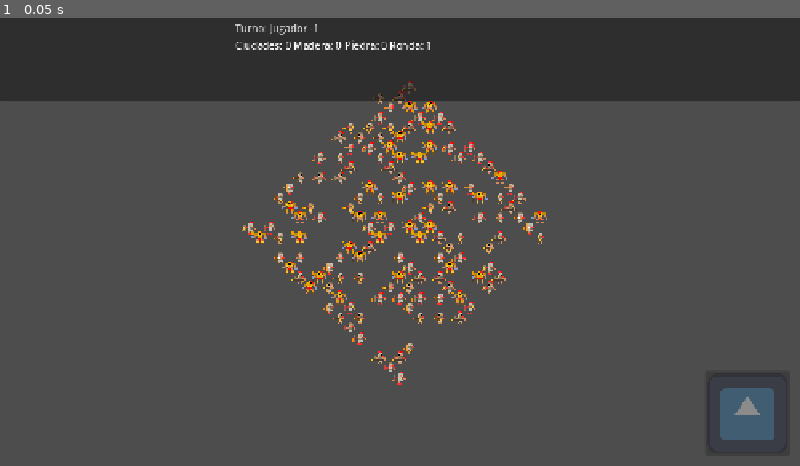
Above: before the commit, frame 1.
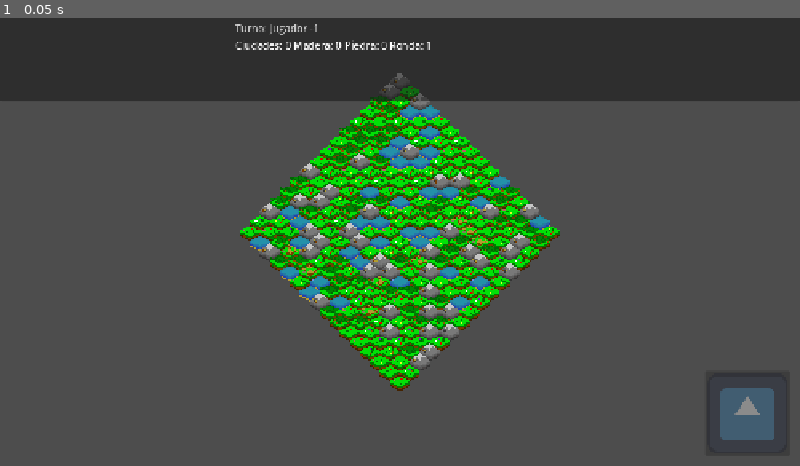
Above: after the commit, the same moment.

Repository: Jusm8/MultiplayerPolitopia
Game: Godot game, scene res://scene/mapa.tscn
Same seed, same stepped clock (60 frames per second), same inputs: the game is played once before the commit and once after it. This scene is started directly instead of the project's main scene. The engine's default icon, where the game draws it, is replaced by a stand-in: a white triangle on a blue panel in a dark square.
Inputs:
- Up to frame 1 (0.05 s): no input

The runs differ from the first frame. In frame 1, 14% of the frame differs, in the area x 30-70%, y 12-84%.

Commit message:
Mapa con generacion de soldaos bugg

Diff:
--- a/multiplayer-game/scene/mapa.tscn
+++ b/multiplayer-game/scene/mapa.tscn
@@ -1,9 +1,8 @@
-[gd_scene load_steps=10 format=3 uid="uid://cuv3wt6wrk1gd"]
+[gd_scene load_steps=9 format=3 uid="uid://cuv3wt6wrk1gd"]
 
 [ext_resource type="Script" uid="uid://b63sk50e5dxjs" path="res://script/mapa.gd" id="1_nhjw5"]
-[ext_resource type="Texture2D" uid="uid://cilihy7f5nccx" path="res://assets/SoldadosMultiplayer.png" id="2_7pudt"]
+[ext_resource type="Texture2D" uid="uid://3emj43qiujyt" path="res://assets/mapaImg/TileMapMultiplayer.png" id="2_7pudt"]
 [ext_resource type="Script" uid="uid://cg77nl5xilu14" path="res://script/camera.gd" id="7_10ars"]
-[ext_resource type="PackedScene" uid="uid://b16wkwh43n1o3" path="res://scene/Units_layer.tscn" id="7_r2pf6"]
 [ext_resource type="Script" uid="uid://20l5svnbesmy" path="res://script/hud.gd" id="8_r2pf6"]
 [ext_resource type="Texture2D" uid="uid://b4vskhtyxw33g" path="res://icon.svg" id="9_npqkg"]
 [ext_resource type="PackedScene" uid="uid://3abew6xy87gd" path="res://scene/CityMenu.tscn" id="10_8ec4r"]
@@ -11,16 +10,18 @@
 [sub_resource type="TileSetAtlasSource" id="TileSetAtlasSource_10ars"]
 texture = ExtResource("2_7pudt")
 texture_region_size = Vector2i(32, 32)
-0:0/0 = 0
 1:0/0 = 0
 2:0/0 = 0
 3:0/0 = 0
+4:0/0 = 0
+5:0/0 = 0
+6:0/0 = 0
 
 [sub_resource type="TileSet" id="TileSet_f52q7"]
 tile_shape = 1
 tile_layout = 5
 tile_size = Vector2i(32, 32)
-sources/0 = SubResource("TileSetAtlasSource_10ars")
+sources/1 = SubResource("TileSetAtlasSource_10ars")
 
 [node name="mapa" type="Node2D"]
 script = ExtResource("1_nhjw5")
@@ -29,6 +30,9 @@
 tile_set = SubResource("TileSet_f52q7")
 format = 2
 layer_1/name = "Unit_Layer"
+
+[node name="UnitsLayer" type="Node2D" parent="."]
+z_index = 10
 
 [node name="Camera" type="Camera2D" parent="."]
 position = Vector2(640, 360)
@@ -105,6 +109,3 @@
 offset_bottom = 119.0
 
 [node name="MsgTimer" type="Timer" parent="HUD/TopBar"]
-
-[node name="UnitsLayer" parent="." instance=ExtResource("7_r2pf6")]
-atlas_texture = ExtResource("2_7pudt")
--- a/multiplayer-game/script/mapa.gd
+++ b/multiplayer-game/script/mapa.gd
@@ -4,9 +4,9 @@
 @onready var camera: Camera2D = $Camera
 @onready var hud: HUD = $HUD
 @onready var city_menu: CityMenu = $HUD/CityMenu
-@onready var units_layer: Unit = $UnitsLayer
-
-const UNIT_SCENE := preload("res://scene/Units_layer.tscn")
+@onready var units_layer: Node2D = $UnitsLayer
+
+const UNIT_SCENE := preload("res://scene/Units.tscn")
 const GRID_SIZE := 16
 
 const  TERRAIN_ATLAS := {
@@ -584,12 +584,15 @@
 
 	# Marcar ciudad como comprada este turno
 	city_bought_this_turn[key] = true
-
-	# Instanciar la tropa
+	rpc("spawn_unit", sender, unit_id, city_cell)
 
 	# Sincronizar
 	rpc("sync_economy", player_resources, player_income, round_number)
 	rpc("sync_city_bought", city_bought_this_turn)
+
+@rpc("any_peer", "call_local")
+func spawn_unit(owner_id: int, unit_id: int, cell: Vector2i) -> void:
+	_spawn_unit_local(owner_id, unit_id, cell)
 
 @rpc("any_peer", "call_local")
 func sync_city_bought(remote_dict: Dictionary) -> void:
@@ -608,10 +611,8 @@
 	hud.show_error(msg)
 
 func _cell_to_world(cell: Vector2i) -> Vector2:
-	# Centro de la casilla en coords locales del tileMap
-	var local_center := tile_map.map_to_local(cell)
-	# Pasar a coordenadas locales
-	return tile_map.to_global(local_center)
+	var local_pos := tile_map.map_to_local(cell)
+	return tile_map.to_global(local_pos)
 
 func _spawn_unit_local(owner_id: int, unit_id: int, cell: Vector2i) -> void:
 	var key := _city_key(cell)
@@ -622,6 +623,8 @@
 
 	var u: Unit = UNIT_SCENE.instantiate()
 	units_layer.add_child(u)
+
+	u.atlas_texture = preload("res://assets/SoldadosMultiplayer.png")
 
 	u.setup(owner_id, unit_id, cell)
 	# Poscicionar encima de la tile
Renamed: multiplayer-game/scene/Units_layer.tscn -> multiplayer-game/scene/Units.tscn
